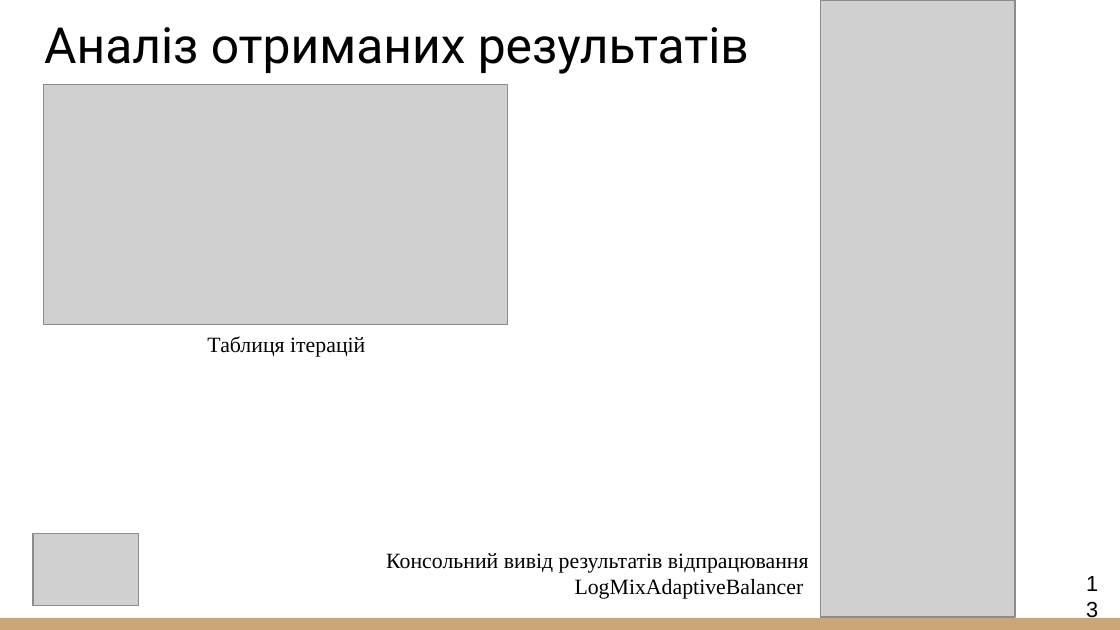
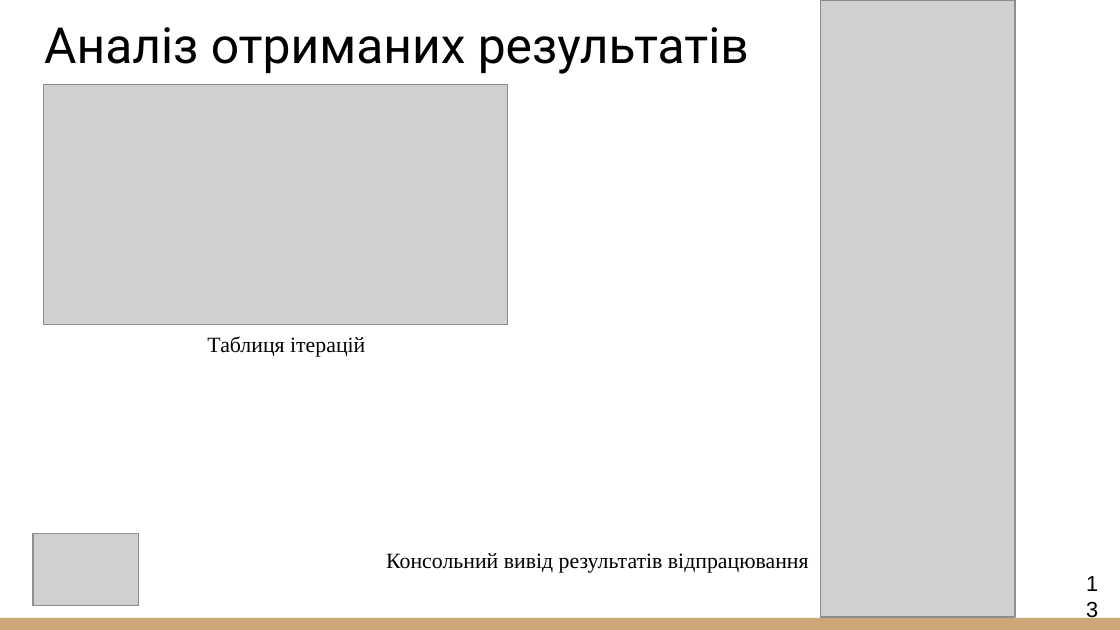
Before and after one commit to Serhii-Myroshnychenko/Diploma, a slide deck: slide 13 of 2025_М_ПІ_ІПЗм-23-1_Мирошниченко_С_А.pptx. Drawn at 1120x630 pixels with LibreOffice and Linux fonts; fonts in the diff are those of the drawing; grey boxes stand for pictures. Boxes give left, top, right and bottom in pixels: in the first picture for what was removed or moved away, otherwise in the second. Text is boxed around its words. In the diff, an @@ line names an element or a change of style, - is before the commit and + after.

```diff
--- a/2025_М_ПІ_ІПЗм-23-1_Мирошниченко_С_А.pptx
+++ b/2025_М_ПІ_ІПЗм-23-1_Мирошниченко_С_А.pptx
@@ text at (386,553,809,573): text changed @@
-Консольний вивід результатів відпрацювання LogMixAdaptiveBalancer
+Консольний вивід результатів відпрацювання
```
Also in this commit, not shown: 4 other slides changed, 1 other file.
